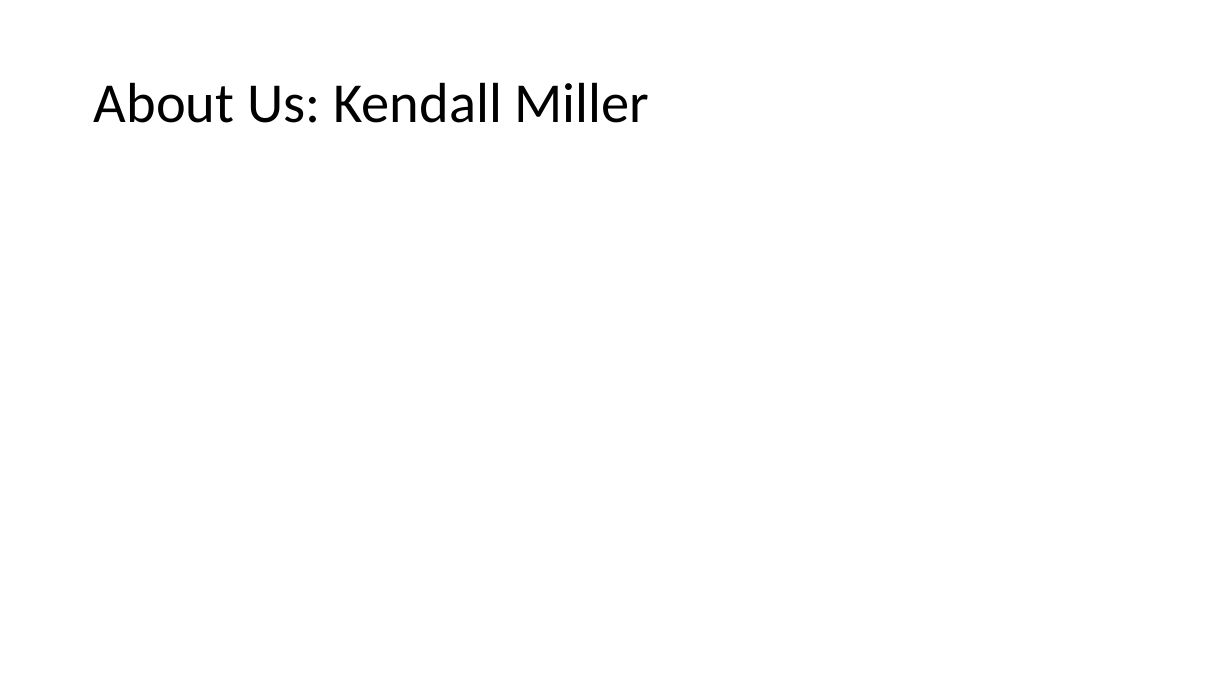
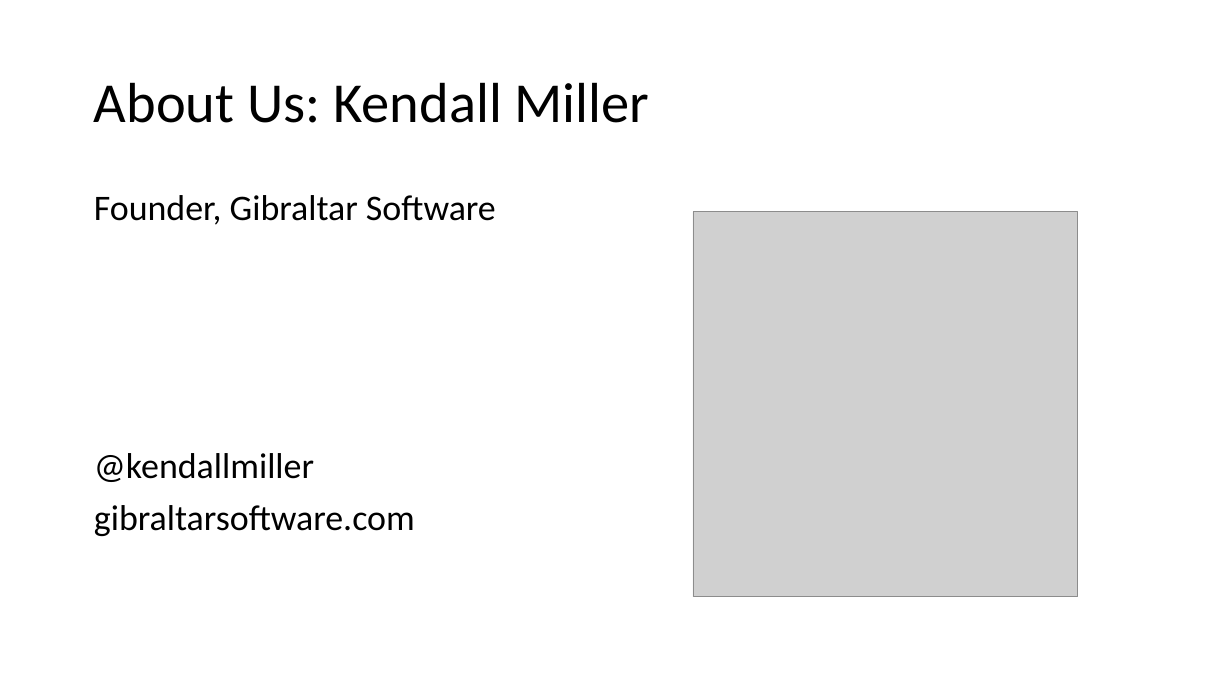
Before and after one commit to 1kevgriff/Workshop-ASPNETCore-Liftoff, a slide deck: slide 3 of Slides/01_Welcome.pptx. Drawn at 1232x693 pixels with LibreOffice and Linux fonts; fonts in the diff are those of the drawing; grey boxes stand for pictures. Boxes give left, top, right and bottom in pixels: in the first picture for what was removed or moved away, otherwise in the second. Text is boxed around its words. In the diff, an @@ line names an element or a change of style, - is before the commit and + after.

Commit message:
more pp updates

```diff
--- a/Slides/01_Welcome.pptx
+++ b/Slides/01_Welcome.pptx
@@ text added at [94,195,496,536], 28 pt, text #000000 @@
+Founder, Gibraltar Software
+@kendallmiller
+gibraltarsoftware.com
@@ picture added at [693,212,1079,597] @@
```
Also in this commit, not shown: 2 other slides changed, 1 slide added.
